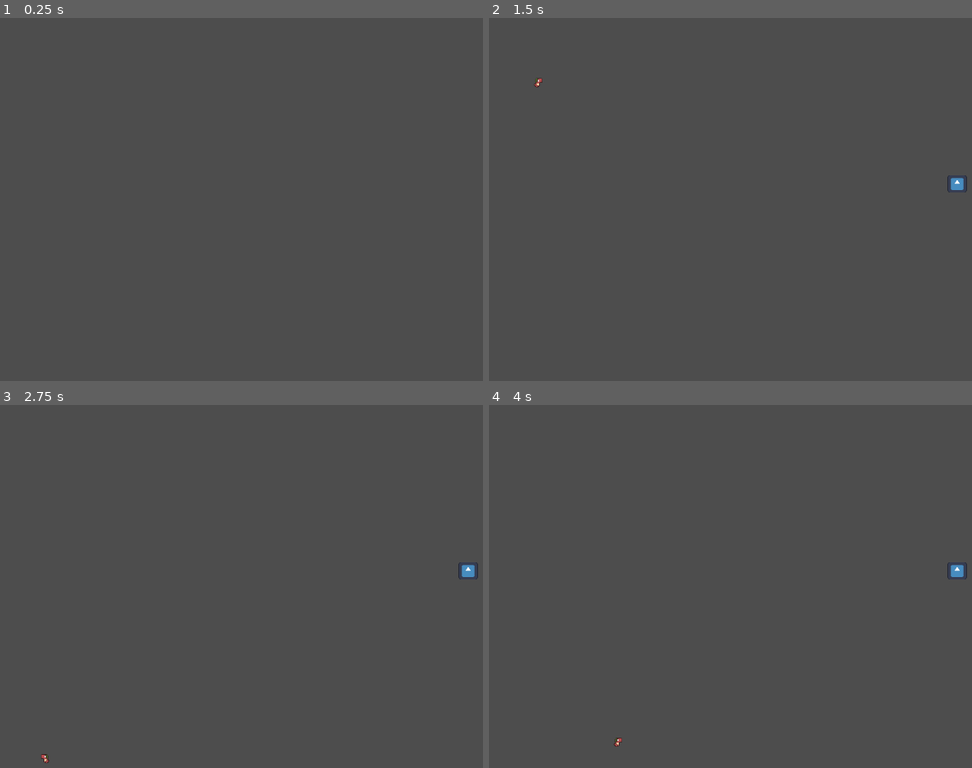
Above: before the commit, frames 1-4 (two rows, left to right).
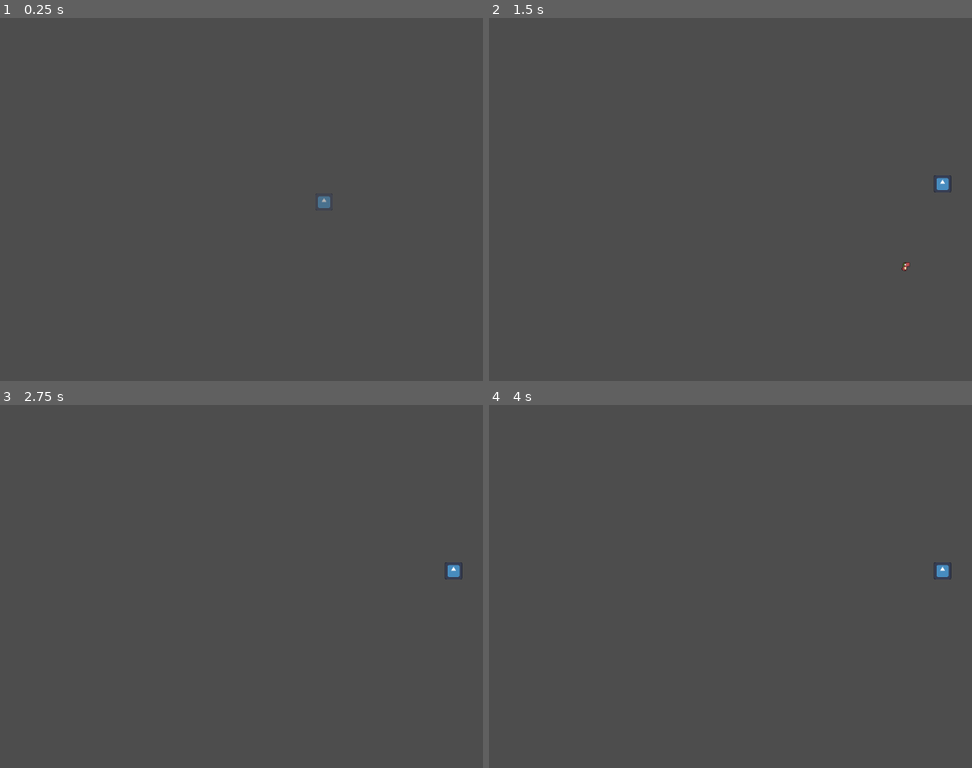
Above: after the commit, the same moments.

Repository: Chvrd0/Tricontinental-CC5408
Game: Godot game, scene res://Levels/Node/BaseLevel.tscn
Two runs of this game, one before a commit and one after it. Both use one fixed random seed, a clock stepped at 60 frames per second and the inputs below. This scene is started directly instead of the project's main scene. The engine's default icon, where the game draws it, is replaced by a stand-in: a white triangle on a blue panel in a dark square.
Inputs (mouse positions are in pixels of both pictures, inside the frame that each line leads up to):
- Up to frame 1 (0.25 s): no input
- Up to frame 2 (1.5 s): tap Enter at 0.5 s; move the mouse to (957, 184) at 0.52 s; hold D (move_right) from 0.53 s (still down); click (957, 184) at 0.6 s; tap Space (jump) at 0.77, 1.25 s; tap P (portal) at 0.8, 1.35 s; move the mouse to (682, 221) at 1.27 s
- Up to frame 3 (2.75 s): tap Space (jump) at 1.52 s; click (193, 608) at 1.55 s; tap Enter at 2 s; move the mouse to (391, 506) at 2.02 s; release D (move_right) at 2.03 s; hold A (move_left) from 2.03 s (still down); click (391, 506) at 2.1 s; tap P (portal) at 2.3 s
- Up to frame 4 (4 s): tap Space (jump) at 2.75, 3.02, 3.77 s; move the mouse to (778, 662) at 2.77 s; release A (move_left) at 2.78 s; hold D (move_right) from 2.78 s (still down); tap P (portal) at 2.85, 3.8 s; click (778, 662) at 3.05 s; tap Enter at 3.5 s; move the mouse to (outside the picture) at 3.52 s; click (outside the picture) at 3.6 s

The runs differ from the first frame. In frame 1, less than 0.1% of the frame differs, in the area x 65-69%, y 48-53%; in frame 2, 0.3%, in the area x 9-99%, y 16-70%; in frame 3, 0.2%; in frame 4, 0.2%.

Commit message:
Feat: Previsualizacion al colocar portales y movimiento de camara

Diff:
--- a/portales/Levels/Node/BaseLevel.tscn
+++ b/portales/Levels/Node/BaseLevel.tscn
@@ -1,14 +1,23 @@
-[gd_scene load_steps=3 format=3 uid="uid://bf41bhr4pcafq"]
+[gd_scene load_steps=4 format=3 uid="uid://bf41bhr4pcafq"]
 
 [ext_resource type="Script" uid="uid://8kr5e1k1k2gu" path="res://Levels/Scripts/base_level.gd" id="1_jefml"]
+[ext_resource type="PackedScene" uid="uid://dailc8nhj0xet" path="res://Portal/Nodo/portalPreview.tscn" id="2_acgpt"]
 
 [sub_resource type="WorldBoundaryShape2D" id="WorldBoundaryShape2D_oo6k0"]
 
 [node name="BaseLevel" type="Node2D"]
 script = ExtResource("1_jefml")
+spawn_point = Vector2(100, 0)
+cantidad_portales = 5
 
 [node name="StaticBody2D" type="StaticBody2D" parent="."]
 
 [node name="CollisionShape2D" type="CollisionShape2D" parent="StaticBody2D"]
 position = Vector2(107, 631)
 shape = SubResource("WorldBoundaryShape2D_oo6k0")
+
+[node name="Camera" type="CharacterBody2D" parent="."]
+
+[node name="Preview" type="Camera2D" parent="Camera"]
+
+[node name="PortalFantasma" parent="." instance=ExtResource("2_acgpt")]
--- a/portales/Levels/Scripts/base_level.gd
+++ b/portales/Levels/Scripts/base_level.gd
@@ -5,28 +5,47 @@
 var PORTAL_SALIDA = preload("uid://ccnqpatetrj6x")
 const PLAYER = preload("uid://cde78dlgk1acq")
 
+@onready var camera: CharacterBody2D = $Camera
+@onready var portal_fantasma: Node2D = $PortalFantasma
+
+@export var max_speed = 140
+@export var acceleration = 2000
+
 var preparacion1: bool = true
 var preparacion2: bool = true
 
 @export var spawn_point: Vector2
+@export var cantidad_portales: int
 
 func _physics_process(delta: float) -> void:
 	if preparacion1:
+		var mouse = get_global_mouse_position()
+		var x_input = Input.get_axis("move_left","move_right")
+		var y_input = Input.get_axis("move_up","move_down")
+		camera.velocity.x = move_toward(camera.velocity.x, x_input*max_speed,acceleration*delta)
+		camera.velocity.y = move_toward(camera.velocity.y, y_input*max_speed,acceleration*delta)
+		camera.move_and_slide()
+
+		portal_fantasma.global_position = mouse
 
 		if Input.is_action_just_pressed("click"):
-			if entrada:
-				var entrada_inst = PORTAL.instantiate()
-				add_child(entrada_inst)
-				entrada_inst.global_position = get_global_mouse_position()
-				entrada = false
-			else:
-				var salida_inst = PORTAL_SALIDA.instantiate()
-				add_child(salida_inst)
-				salida_inst.global_position = get_global_mouse_position()
-				entrada = true
+			if cantidad_portales > 0:
+				if entrada:
+					var entrada_inst = PORTAL.instantiate()
+					add_child(entrada_inst)
+					entrada_inst.global_position = mouse
+					entrada = false
+				else:
+					var salida_inst = PORTAL_SALIDA.instantiate()
+					add_child(salida_inst)
+					salida_inst.global_position = mouse
+					entrada = true
+					cantidad_portales -= 1
+
 		if Input.is_action_just_pressed("jump"):
 			preparacion1 = false
 	else:
+		portal_fantasma.hide()
 		if preparacion2:
 			var player = PLAYER.instantiate()
 			player.global_position = spawn_point
--- a/portales/Player/player.tscn
+++ b/portales/Player/player.tscn
@@ -233,3 +233,6 @@
 [node name="CollisionShape2D" type="CollisionShape2D" parent="hitboxPortal"]
 position = Vector2(0, 4.5)
 shape = SubResource("RectangleShape2D_gwnis")
+
+[node name="Camera2D" type="Camera2D" parent="."]
+zoom = Vector2(3, 3)
--- a/portales/Portal/Nodo/portal.tscn
+++ b/portales/Portal/Nodo/portal.tscn
@@ -4,7 +4,7 @@
 [ext_resource type="Texture2D" uid="uid://bhr7sic523hxc" path="res://icon.svg" id="2_ylrkh"]
 
 [sub_resource type="RectangleShape2D" id="RectangleShape2D_hgvv3"]
-size = Vector2(6, 15)
+size = Vector2(22, 25)
 
 [node name="Portal" type="Node2D" groups=["portalEntrada"]]
 script = ExtResource("1_8rctx")
@@ -12,13 +12,13 @@
 
 [node name="Sprite2D" type="Sprite2D" parent="."]
 position = Vector2(9.536743e-07, 9.536743e-07)
-scale = Vector2(0.261, 0.242)
+scale = Vector2(0.242, 0.242)
 texture = ExtResource("2_ylrkh")
 
 [node name="Area2D" type="Area2D" parent="."]
 
 [node name="CollisionShape2D" type="CollisionShape2D" parent="Area2D"]
-position = Vector2(0, 7.5)
+position = Vector2(0, 2.5)
 shape = SubResource("RectangleShape2D_hgvv3")
 debug_color = Color(0.16234034, 0.64468575, 0, 0.41960785)
 
--- /dev/null
+++ b/portales/Portal/Nodo/portalPreview.tscn
@@ -0,0 +1,10 @@
+[gd_scene load_steps=2 format=3 uid="uid://dailc8nhj0xet"]
+
+[ext_resource type="Texture2D" uid="uid://bhr7sic523hxc" path="res://icon.svg" id="1_lhlkq"]
+
+[node name="PortalPreview" type="Node2D"]
+
+[node name="Sprite2D" type="Sprite2D" parent="."]
+modulate = Color(1, 1, 1, 0.5686275)
+scale = Vector2(0.242, 0.242)
+texture = ExtResource("1_lhlkq")
--- a/portales/Portal/Nodo/portalSalida.tscn
+++ b/portales/Portal/Nodo/portalSalida.tscn
@@ -4,7 +4,7 @@
 [ext_resource type="Texture2D" uid="uid://bhr7sic523hxc" path="res://icon.svg" id="1_cdewl"]
 
 [sub_resource type="RectangleShape2D" id="RectangleShape2D_bo5ia"]
-size = Vector2(5, 15)
+size = Vector2(22, 25)
 
 [node name="PortalSalida" type="Node2D" groups=["portalSalida"]]
 script = ExtResource("1_bo5ia")
@@ -16,6 +16,6 @@
 [node name="Area2D" type="Area2D" parent="."]
 
 [node name="CollisionShape2D" type="CollisionShape2D" parent="Area2D"]
-position = Vector2(0, 7.5)
+position = Vector2(0, 2.5)
 shape = SubResource("RectangleShape2D_bo5ia")
 debug_color = Color(0.9125069, 9.722412e-05, 0.72473234, 0.41960785)
--- a/portales/Portal/Script/portal.gd
+++ b/portales/Portal/Script/portal.gd
@@ -17,5 +17,4 @@
 
 func _on_area_2d_area_entered(area: Area2D) -> void:
 	if area.get_parent().is_in_group("player"):
-		print("Jugador entro al portal")
 		area.get_parent().position = link[self.name]
--- a/portales/Portal/nivelPrueba/nivelSinPortales.tscn
+++ b/portales/Portal/nivelPrueba/nivelSinPortales.tscn
@@ -192,6 +192,6 @@
 [node name="Player" parent="." instance=ExtResource("4_iwxa3")]
 position = Vector2(24, 636)
 
-[node name="Camera2D" type="Camera2D" parent="Player"]
+[node name="Camera2D2" type="Camera2D" parent="Player"]
 position = Vector2(3, -50)
 zoom = Vector2(3.5, 3.5)
--- a/portales/project.godot
+++ b/portales/project.godot
@@ -55,6 +55,16 @@
 "events": [Object(InputEventMouseButton,"resource_local_to_scene":false,"resource_name":"","device":-1,"window_id":0,"a …(253 unchanged characters)…
 ]
 }
+move_up={
+"deadzone": 0.2,
+"events": [Object(InputEventKey,"resource_local_to_scene":false,"resource_name":"","device":-1,"window_id":0,"alt_pressed":false,"shift_pressed":false,"ctrl_pressed":false,"meta_pressed":false,"pressed":false,"keycode":0,"physical_keycode":87,"key_label":0,"unicode":119,"location":0,"echo":false,"script":null)
+]
+}
+move_down={
+"deadzone": 0.2,
+"events": [Object(InputEventKey,"resource_local_to_scene":false,"resource_name":"","device":-1,"window_id":0,"alt_pressed":false,"shift_pressed":false,"ctrl_pressed":false,"meta_pressed":false,"pressed":false,"keycode":0,"physical_keycode":83,"key_label":0,"unicode":115,"location":0,"echo":false,"script":null)
+]
+}
 
 [rendering]
 
